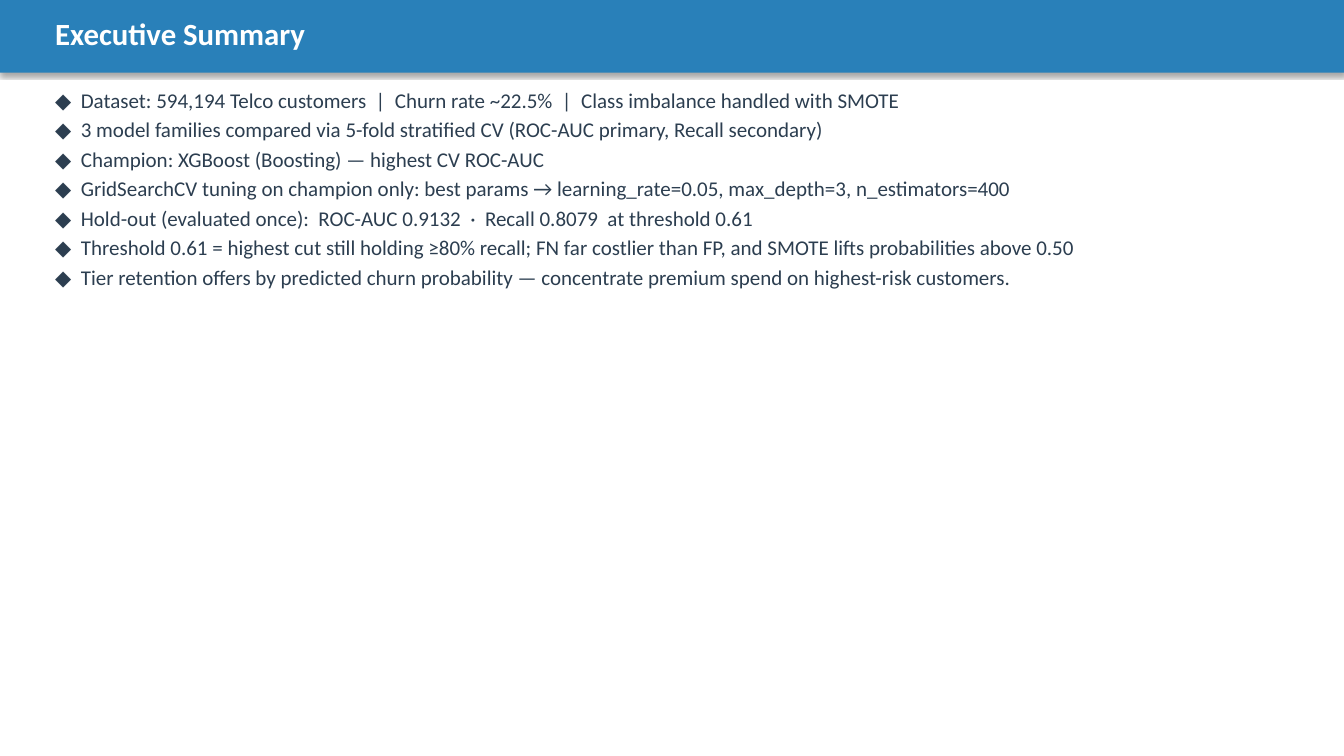
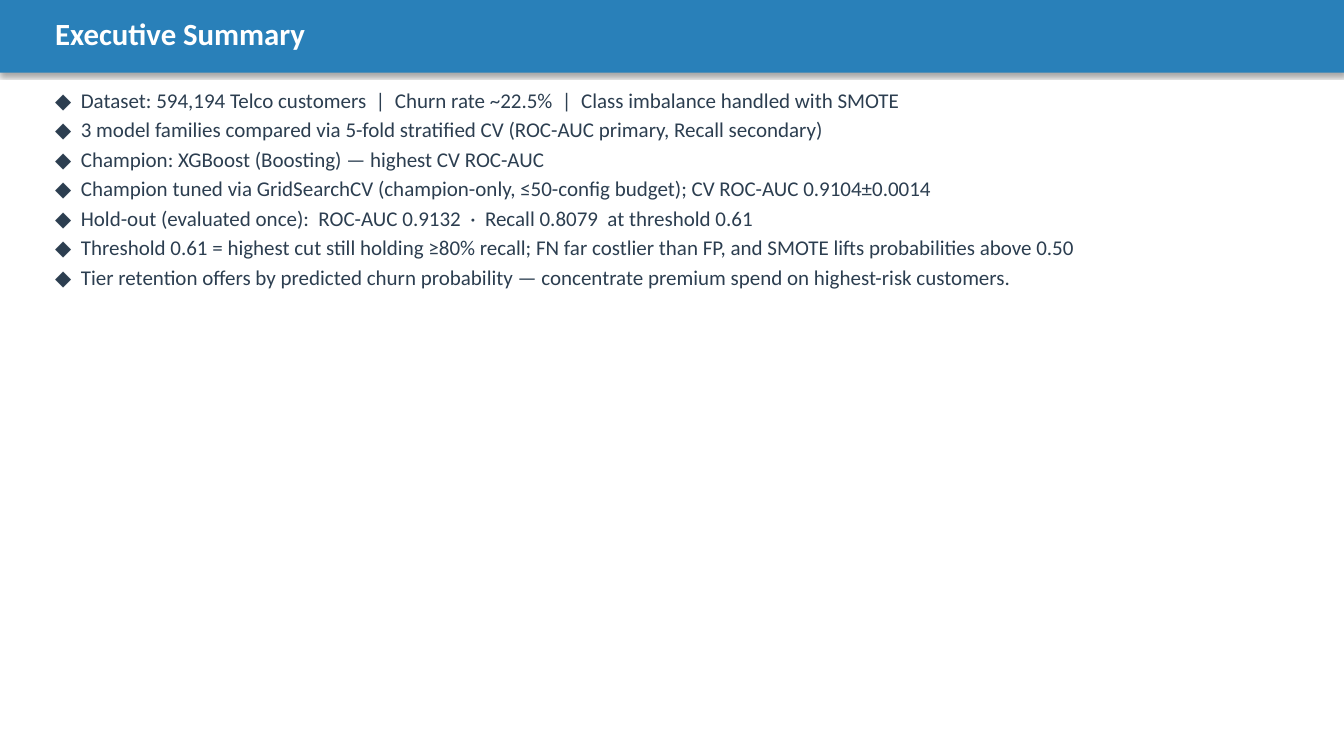
Before and after one commit to kinwahlai/SNAIC_AI_Program_Labs, a slide deck: slide 2 of Week 1/Wk1_Capstone/group3.pptx. Drawn at 1344x756 pixels with LibreOffice and Linux fonts; fonts in the diff are those of the drawing. Boxes give left, top, right and bottom in pixels: in the first picture for what was removed or moved away, otherwise in the second. Text is boxed around its words. In the diff, an @@ line names an element or a change of style, - is before the commit and + after.

```diff
--- a/Week 1/Wk1_Capstone/group3.pptx
+++ b/Week 1/Wk1_Capstone/group3.pptx
@@ text at (81, 181, 930, 200): text changed @@
-◆ GridSearchCV tuning on champion only: best params → learning_rate=0.05, max_depth=3, n_estimators=400
+◆ Champion tuned via GridSearchCV (champion-only, ≤50-config budget); CV ROC-AUC 0.9104±0.0014
```
Also in this commit, not shown: 4 other slides changed, 1 other file.
